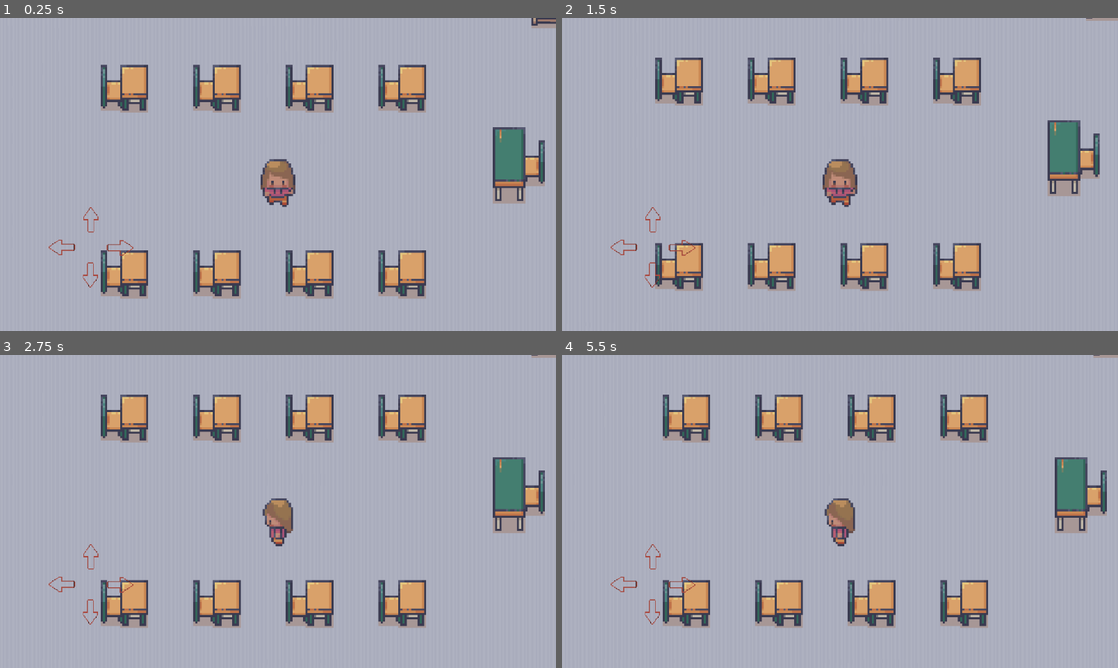
Above: before the commit, frames 1-4 (two rows, left to right).
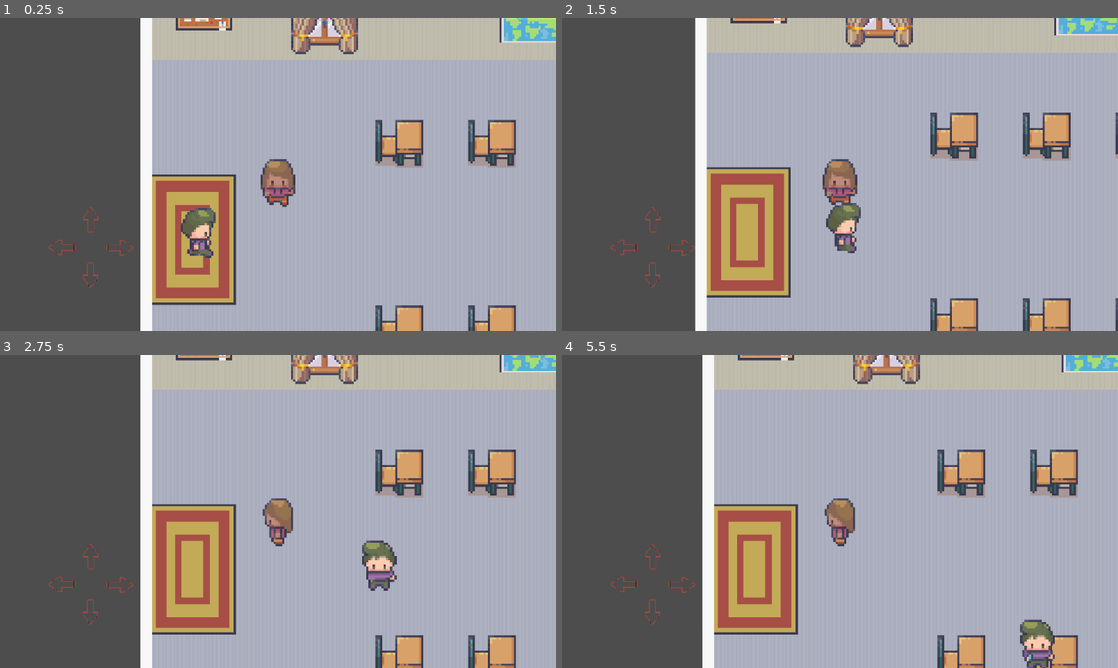
Above: after the commit, the same moments.

Repository: pr-th/D_Game
Game: Godot game, scene res://Scenes/classroom.tscn
Two runs of this game, one before a commit and one after it. Both use one fixed random seed, a clock stepped at 60 frames per second and the inputs below. This scene is started directly instead of the project's main scene.
Inputs (mouse positions are in pixels of both pictures, inside the frame that each line leads up to):
- Up to frame 1 (0.25 s): no input
- Up to frame 2 (1.5 s): click (678, 246) at 0.5 s; click (650, 274) at 1.25 s
- Up to frame 3 (2.75 s): click (61, 583) at 2 s
- Up to frame 4 (5.5 s): click (650, 558) at 2.75 s; click (678, 583) at 3.5 s; click (650, 611) at 4.25 s; click (623, 583) at 5 s

The runs differ from the first frame. In frame 1, 46% of the frame differs, in the area x 0-100%, y 0-100%; in frame 2, 45%; in frame 3, 47%; in frame 4, 46%.

Commit message:
made npc

Diff:
--- a/Scenes/amulya.tscn
+++ b/Scenes/amulya.tscn
@@ -276,7 +276,7 @@
 frame_progress = 0.940086
 
 [node name="CollisionShape2D" type="CollisionShape2D" parent="."]
-position = Vector2(-1, 29)
+position = Vector2(1, 15)
 shape = SubResource("CircleShape2D_kvrac")
 
 [node name="Camera2D" type="Camera2D" parent="."]
--- a/Scenes/classroom.tscn
+++ b/Scenes/classroom.tscn
@@ -1,7 +1,8 @@
-[gd_scene load_steps=4 format=4 uid="uid://dg5qybdq43rn1"]
+[gd_scene load_steps=5 format=4 uid="uid://dg5qybdq43rn1"]
 
 [ext_resource type="TileSet" uid="uid://bsjsyi1qdiko" path="res://Assets/blocks.tres" id="1_r2sku"]
 [ext_resource type="TileSet" uid="uid://c8b81fsl1lmdw" path="res://Assets/furniture.tres" id="2_e2gld"]
+[ext_resource type="PackedScene" uid="uid://6ndkjy3l4cth" path="res://Scenes/npc_1.tscn" id="4_46k8r"]
 [ext_resource type="PackedScene" uid="uid://80twmfosa2l1" path="res://Scenes/mobile-screen.tscn" id="4_gd8ya"]
 
 [node name="Classroom" type="Control"]
@@ -19,3 +20,6 @@
 tile_set = ExtResource("2_e2gld")
 
 [node name="CanvasLayer" parent="." instance=ExtResource("4_gd8ya")]
+
+[node name="CharacterBody2D" parent="." instance=ExtResource("4_46k8r")]
+position = Vector2(55, 359)
--- a/Scenes/mobile-screen.tscn
+++ b/Scenes/mobile-screen.tscn
@@ -14,7 +14,7 @@
 metadata/_edit_horizontal_guides_ = [459.0, 491.0]
 
 [node name="Amulya" parent="." instance=ExtResource("2_s2b4v")]
-position = Vector2(570, 346)
+position = Vector2(190, 270)
 
 [node name="levelborder" type="TileMapLayer" parent="."]
 tile_map_data = PackedByteArray("AAAAAAAAAQAZAAcAAAAAAAEAAQAZAAcAAAAAAAIAAQAZAAcAAAAAAAMAAQAZAAcAAAAAAAQAAQAZAAcAAAAAAA …(3472 unchanged characters)…
--- /dev/null
+++ b/Scenes/npc_1.gd
@@ -0,0 +1,41 @@
+extends CharacterBody2D
+
+const SPEED: float = 100.0
+
+@onready var animated_sprite: AnimatedSprite2D = $AnimatedSprite2D
+@onready var waypoints_node: Node2D = $Waypoints
+
+var waypoints: Array[Vector2] = []
+var current_point: int = 0
+var moving: bool = true
+
+func _ready() -> void:
+	# Collect all Marker2D nodes inside "Waypoints"
+	for child in waypoints_node.get_children():
+		if child is Marker2D:
+			waypoints.append(child.global_position)
+
+func _physics_process(delta: float) -> void:
+	if moving and current_point < waypoints.size():
+		var target: Vector2 = waypoints[current_point]
+		var direction: Vector2 = (target - global_position).normalized()
+		velocity = direction * SPEED
+		move_and_slide()
+
+		# Animation logic (fixed ternary)
+		if abs(direction.x) > abs(direction.y):
+			animated_sprite.animation = "walk_e" if direction.x > 0 else "walk_w"
+		else:
+			animated_sprite.animation = "walk_s" if direction.y > 0 else "walk_n"
+		animated_sprite.play()
+
+		# Check if waypoint reached
+		if global_position.distance_to(target) < 5.0:
+			current_point += 1
+	else:
+		# Stop and go idle
+		velocity = Vector2.ZERO
+		move_and_slide()
+		animated_sprite.animation = "Idle"
+		animated_sprite.play()
+		moving = false
--- /dev/null
+++ b/Scenes/npc_1.tscn
@@ -0,0 +1,303 @@
+[gd_scene load_steps=40 format=3 uid="uid://6ndkjy3l4cth"]
+
+[ext_resource type="Script" uid="uid://bhx048aih4xcm" path="res://Scenes/npc_1.gd" id="1_ky38j"]
+[ext_resource type="Texture2D" uid="uid://bcljdo0eu1g6a" path="res://Assets/Characters_free/Adam_run_16x16.png" id="1_lpqb4"]
+[ext_resource type="Texture2D" uid="uid://ype554qu0y24" path="res://Assets/Characters_free/Adam_phone_16x16.png" id="1_wp5kv"]
+
+[sub_resource type="AtlasTexture" id="AtlasTexture_rjma0"]
+atlas = ExtResource("1_wp5kv")
+region = Rect2(0, 0, 16, 32)
+
+[sub_resource type="AtlasTexture" id="AtlasTexture_chcah"]
+atlas = ExtResource("1_wp5kv")
+region = Rect2(16, 0, 16, 32)
+
+[sub_resource type="AtlasTexture" id="AtlasTexture_lrvyr"]
+atlas = ExtResource("1_wp5kv")
+region = Rect2(32, 0, 16, 32)
+
+[sub_resource type="AtlasTexture" id="AtlasTexture_otava"]
+atlas = ExtResource("1_wp5kv")
+region = Rect2(48, 0, 16, 32)
+
+[sub_resource type="AtlasTexture" id="AtlasTexture_impek"]
+atlas = ExtResource("1_wp5kv")
+region = Rect2(64, 0, 16, 32)
+
+[sub_resource type="AtlasTexture" id="AtlasTexture_wtd8s"]
+atlas = ExtResource("1_wp5kv")
+region = Rect2(80, 0, 16, 32)
+
+[sub_resource type="AtlasTexture" id="AtlasTexture_x6cbe"]
+atlas = ExtResource("1_wp5kv")
+region = Rect2(96, 0, 16, 32)
+
+[sub_resource type="AtlasTexture" id="AtlasTexture_semsy"]
+atlas = ExtResource("1_wp5kv")
+region = Rect2(112, 0, 16, 32)
+
+[sub_resource type="AtlasTexture" id="AtlasTexture_bre0y"]
+atlas = ExtResource("1_wp5kv")
+region = Rect2(128, 0, 16, 32)
+
+[sub_resource type="AtlasTexture" id="AtlasTexture_wp5kv"]
+atlas = ExtResource("1_lpqb4")
+region = Rect2(0, 0, 16, 32)
+
+[sub_resource type="AtlasTexture" id="AtlasTexture_ky38j"]
+atlas = ExtResource("1_lpqb4")
+region = Rect2(16, 0, 16, 32)
+
+[sub_resource type="AtlasTexture" id="AtlasTexture_i5mv1"]
+atlas = ExtResource("1_lpqb4")
+region = Rect2(32, 0, 16, 32)
+
+[sub_resource type="AtlasTexture" id="AtlasTexture_jlg8f"]
+atlas = ExtResource("1_lpqb4")
+region = Rect2(48, 0, 16, 32)
+
+[sub_resource type="AtlasTexture" id="AtlasTexture_bb23k"]
+atlas = ExtResource("1_lpqb4")
+region = Rect2(64, 0, 16, 32)
+
+[sub_resource type="AtlasTexture" id="AtlasTexture_c1gva"]
+atlas = ExtResource("1_lpqb4")
+region = Rect2(80, 0, 16, 32)
+
+[sub_resource type="AtlasTexture" id="AtlasTexture_dimul"]
+atlas = ExtResource("1_wp5kv")
+region = Rect2(0, 0, 16, 32)
+
+[sub_resource type="AtlasTexture" id="AtlasTexture_idka3"]
+atlas = ExtResource("1_lpqb4")
+region = Rect2(96, 0, 16, 32)
+
+[sub_resource type="AtlasTexture" id="AtlasTexture_tk3bm"]
+atlas = ExtResource("1_lpqb4")
+region = Rect2(112, 0, 16, 32)
+
+[sub_resource type="AtlasTexture" id="AtlasTexture_xjy2g"]
+atlas = ExtResource("1_lpqb4")
+region = Rect2(128, 0, 16, 32)
+
+[sub_resource type="AtlasTexture" id="AtlasTexture_ul8p0"]
+atlas = ExtResource("1_lpqb4")
+region = Rect2(144, 0, 16, 32)
+
+[sub_resource type="AtlasTexture" id="AtlasTexture_8coej"]
+atlas = ExtResource("1_lpqb4")
+region = Rect2(160, 0, 16, 32)
+
+[sub_resource type="AtlasTexture" id="AtlasTexture_tm478"]
+atlas = ExtResource("1_lpqb4")
+region = Rect2(176, 0, 16, 32)
+
+[sub_resource type="AtlasTexture" id="AtlasTexture_2u28w"]
+atlas = ExtResource("1_lpqb4")
+region = Rect2(288, 0, 16, 32)
+
+[sub_resource type="AtlasTexture" id="AtlasTexture_k2jb2"]
+atlas = ExtResource("1_lpqb4")
+region = Rect2(304, 0, 16, 32)
+
+[sub_resource type="AtlasTexture" id="AtlasTexture_bdh5f"]
+atlas = ExtResource("1_lpqb4")
+region = Rect2(320, 0, 16, 32)
+
+[sub_resource type="AtlasTexture" id="AtlasTexture_vcxdy"]
+atlas = ExtResource("1_lpqb4")
+region = Rect2(336, 0, 16, 32)
+
+[sub_resource type="AtlasTexture" id="AtlasTexture_mlvg7"]
+atlas = ExtResource("1_lpqb4")
+region = Rect2(352, 0, 16, 32)
+
+[sub_resource type="AtlasTexture" id="AtlasTexture_4pd7j"]
+atlas = ExtResource("1_lpqb4")
+region = Rect2(368, 0, 16, 32)
+
+[sub_resource type="AtlasTexture" id="AtlasTexture_wf22b"]
+atlas = ExtResource("1_lpqb4")
+region = Rect2(192, 0, 16, 32)
+
+[sub_resource type="AtlasTexture" id="AtlasTexture_s7qwk"]
+atlas = ExtResource("1_lpqb4")
+region = Rect2(208, 0, 16, 32)
+
+[sub_resource type="AtlasTexture" id="AtlasTexture_jf2a8"]
+atlas = ExtResource("1_lpqb4")
+region = Rect2(224, 0, 16, 32)
+
+[sub_resource type="AtlasTexture" id="AtlasTexture_hen6f"]
+atlas = ExtResource("1_lpqb4")
+region = Rect2(240, 0, 16, 32)
+
+[sub_resource type="AtlasTexture" id="AtlasTexture_0xsyj"]
+atlas = ExtResource("1_lpqb4")
+region = Rect2(256, 0, 16, 32)
+
+[sub_resource type="AtlasTexture" id="AtlasTexture_olqqe"]
+atlas = ExtResource("1_lpqb4")
+region = Rect2(272, 0, 16, 32)
+
+[sub_resource type="SpriteFrames" id="SpriteFrames_rjma0"]
+animations = [{
+"frames": [{
+"duration": 1.0,
+"texture": SubResource("AtlasTexture_rjma0")
+}, {
+"duration": 1.0,
+"texture": SubResource("AtlasTexture_chcah")
+}, {
+"duration": 1.0,
+"texture": SubResource("AtlasTexture_lrvyr")
+}, {
+"duration": 1.0,
+"texture": SubResource("AtlasTexture_otava")
+}, {
+"duration": 1.0,
+"texture": SubResource("AtlasTexture_impek")
+}, {
+"duration": 1.0,
+"texture": SubResource("AtlasTexture_wtd8s")
+}, {
+"duration": 1.0,
+"texture": SubResource("AtlasTexture_x6cbe")
+}, {
+"duration": 1.0,
+"texture": SubResource("AtlasTexture_semsy")
+}, {
+"duration": 1.0,
+"texture": SubResource("AtlasTexture_bre0y")
+}],
+"loop": true,
+"name": &"Idle",
+"speed": 5.0
+}, {
+"frames": [{
+"duration": 1.0,
+"texture": SubResource("AtlasTexture_wp5kv")
+}, {
+"duration": 1.0,
+"texture": SubResource("AtlasTexture_ky38j")
+}, {
+"duration": 1.0,
+"texture": SubResource("AtlasTexture_i5mv1")
+}, {
+"duration": 1.0,
+"texture": SubResource("AtlasTexture_jlg8f")
+}, {
+"duration": 1.0,
+"texture": SubResource("AtlasTexture_bb23k")
+}, {
+"duration": 1.0,
+"texture": SubResource("AtlasTexture_c1gva")
+}, {
+"duration": 1.0,
+"texture": SubResource("AtlasTexture_dimul")
+}],
+"loop": true,
+"name": &"walk_e",
+"speed": 5.0
+}, {
+"frames": [{
+"duration": 1.0,
+"texture": SubResource("AtlasTexture_idka3")
+}, {
+"duration": 1.0,
+"texture": SubResource("AtlasTexture_tk3bm")
+}, {
+"duration": 1.0,
+"texture": SubResource("AtlasTexture_xjy2g")
+}, {
+"duration": 1.0,
+"texture": SubResource("AtlasTexture_ul8p0")
+}, {
+"duration": 1.0,
+"texture": SubResource("AtlasTexture_8coej")
+}, {
+"duration": 1.0,
+"texture": SubResource("AtlasTexture_tm478")
+}],
+"loop": true,
+"name": &"walk_n",
+"speed": 5.0
+}, {
+"frames": [{
+"duration": 1.0,
+"texture": SubResource("AtlasTexture_2u28w")
+}, {
+"duration": 1.0,
+"texture": SubResource("AtlasTexture_k2jb2")
+}, {
+"duration": 1.0,
+"texture": SubResource("AtlasTexture_bdh5f")
+}, {
+"duration": 1.0,
+"texture": SubResource("AtlasTexture_vcxdy")
+}, {
+"duration": 1.0,
+"texture": SubResource("AtlasTexture_mlvg7")
+}, {
+"duration": 1.0,
+"texture": SubResource("AtlasTexture_4pd7j")
+}],
+"loop": true,
+"name": &"walk_s",
+"speed": 5.0
+}, {
+"frames": [{
+"duration": 1.0,
+"texture": SubResource("AtlasTexture_wf22b")
+}, {
+"duration": 1.0,
+"texture": SubResource("AtlasTexture_s7qwk")
+}, {
+"duration": 1.0,
+"texture": SubResource("AtlasTexture_jf2a8")
+}, {
+"duration": 1.0,
+"texture": SubResource("AtlasTexture_hen6f")
+}, {
+"duration": 1.0,
+"texture": SubResource("AtlasTexture_0xsyj")
+}, {
+"duration": 1.0,
+"texture": SubResource("AtlasTexture_olqqe")
+}],
+"loop": true,
+"name": &"walk_w",
+"speed": 5.0
+}]
+
+[sub_resource type="CircleShape2D" id="CircleShape2D_chcah"]
+radius = 6.32456
+
+[node name="CharacterBody2D" type="CharacterBody2D"]
+script = ExtResource("1_ky38j")
+
+[node name="AnimatedSprite2D" type="AnimatedSprite2D" parent="."]
+position = Vector2(0, -19)
+scale = Vector2(3, 3)
+sprite_frames = SubResource("SpriteFrames_rjma0")
+animation = &"walk_s"
+
+[node name="Waypoints" type="Node2D" parent="."]
+position = Vector2(64, 235)
+
+[node name="Point1" type="Marker2D" parent="Waypoints"]
+position = Vector2(209, -234)
+
+[node name="Point2" type="Marker2D" parent="Waypoints"]
+position = Vector2(347, -233)
+
+[node name="Point3" type="Marker2D" parent="Waypoints"]
+position = Vector2(346, -120)
+
+[node name="Camera2D" type="Camera2D" parent="."]
+zoom = Vector2(1.5, 1.5)
+
+[node name="CollisionShape2D" type="CollisionShape2D" parent="."]
+position = Vector2(0, 2)
+scale = Vector2(3, 3)
+shape = SubResource("CircleShape2D_chcah")
Not shown, added: Scenes/npc_1.gd.uid
